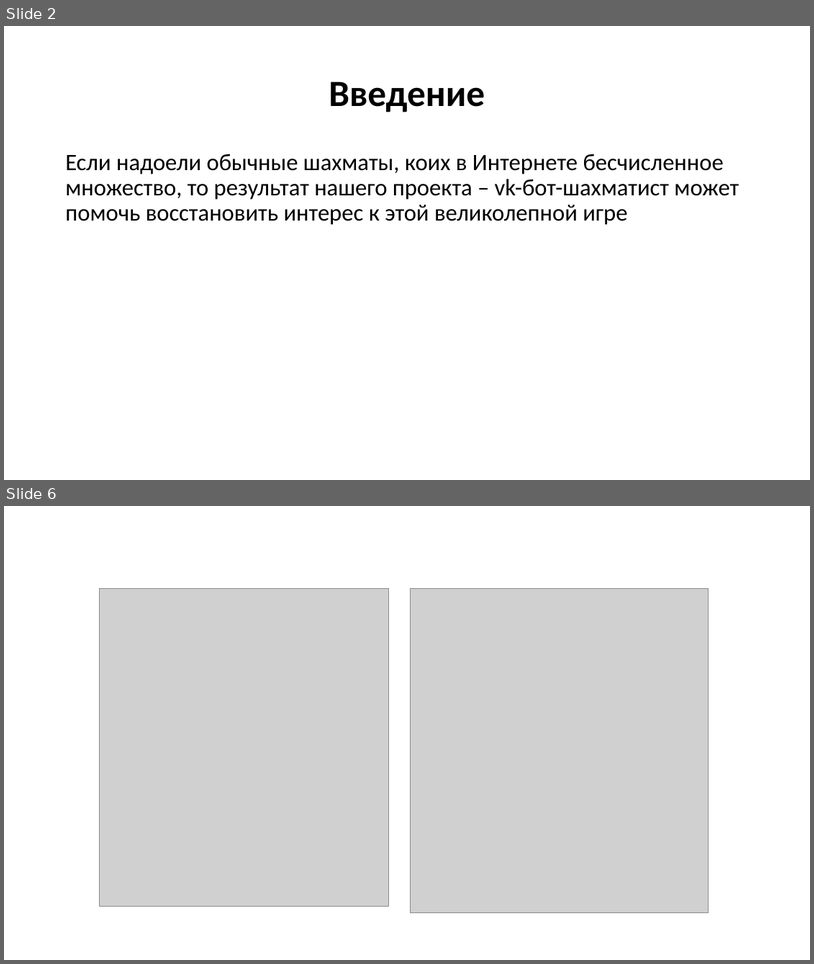
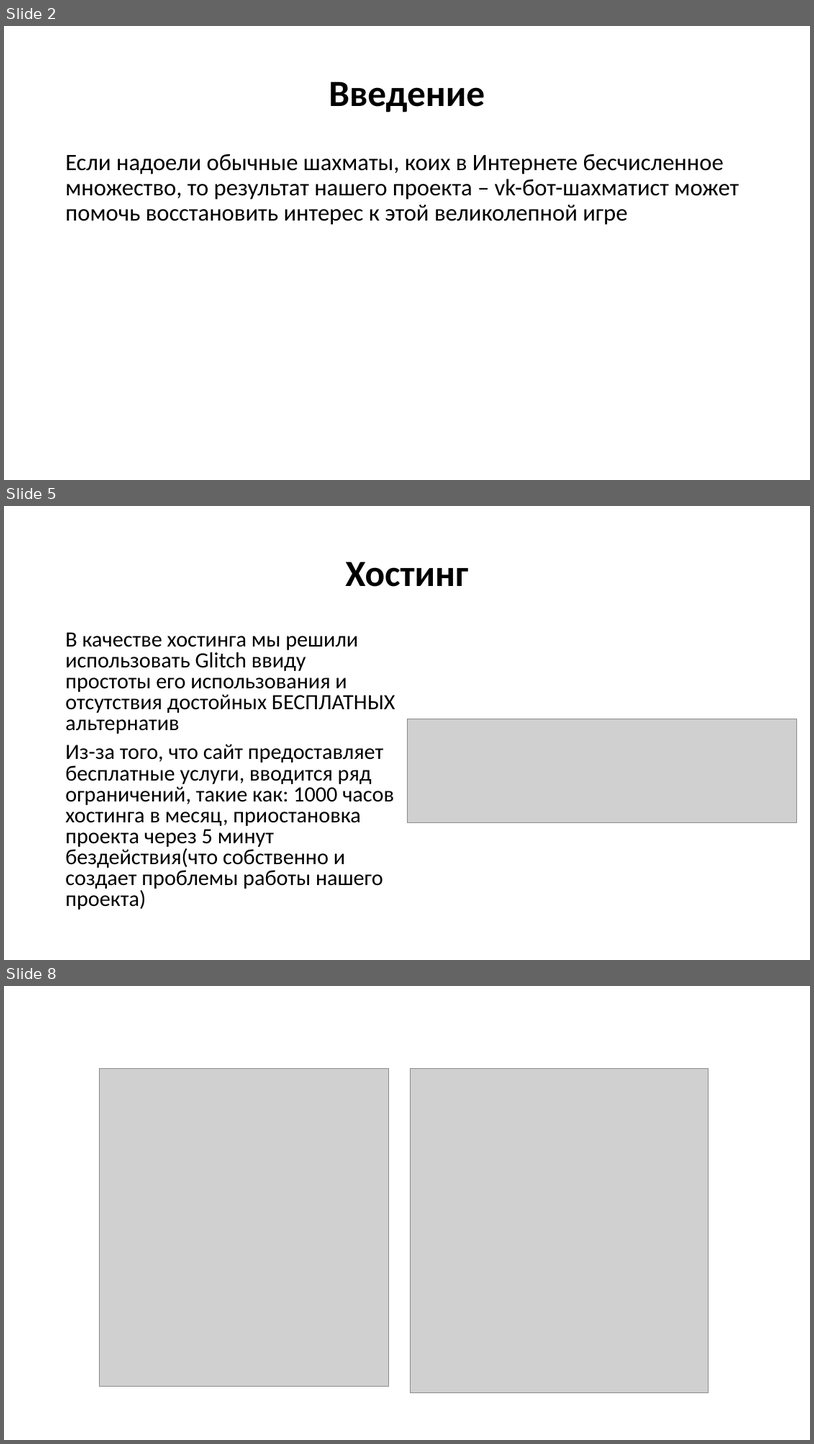
Before and after one commit to golimghostpy/Chess_Bot, a slide deck: docs/Презентация.pptx. Shown one above the other, each under a label of ours: slides 2 and 6 before the commit, slides 2, 5 and 8 after it; the slides between them are not shown. The pictures are 814x964 and 814x1444 pixels, drawn with LibreOffice and Linux fonts; fonts in the diff are those of the drawing; grey boxes stand for pictures. Boxes give left, top, right and bottom in pixels: in the first picture for what was removed or moved away, otherwise in the second. Text is boxed around its words. In the diff, an @@ line names an element or a change of style, - is before the commit and + after.

```diff
--- a/docs/Презентация.pptx
+++ b/docs/Презентация.pptx
@@ slide 5 added at [4,506,810,960], background #FFFFFF @@
@@ title added at [345,561,468,587], 44 pt, text #000000, bold @@
+Хостинг
@@ text added at [65,632,396,909], 25.9 pt, text #000000 @@
+В качестве хостинга мы решили использовать Glitch ввиду простоты его использования и отсутствия достойных БЕСПЛАТНЫХ альтернатив
+Из-за того, что сайт предоставляет бесплатные услуги, вводится ряд ограничений, такие как: 1000 часов хостинга в месяц, приостановка проекта через 5 минут бездействия(что собственно и создает проблемы работы нашего проекта)
@@ picture added at [407,719,797,822] @@
@@ what was slide 6 is now slide 8 @@
```
Also in this commit, not shown: 2 slides changed, 2 other slides added, 1 slide removed.
